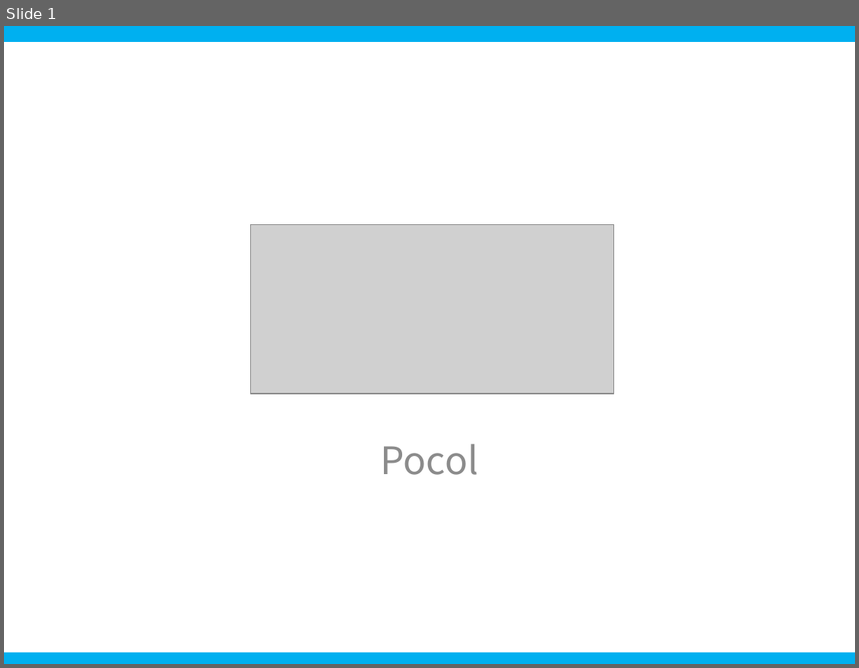
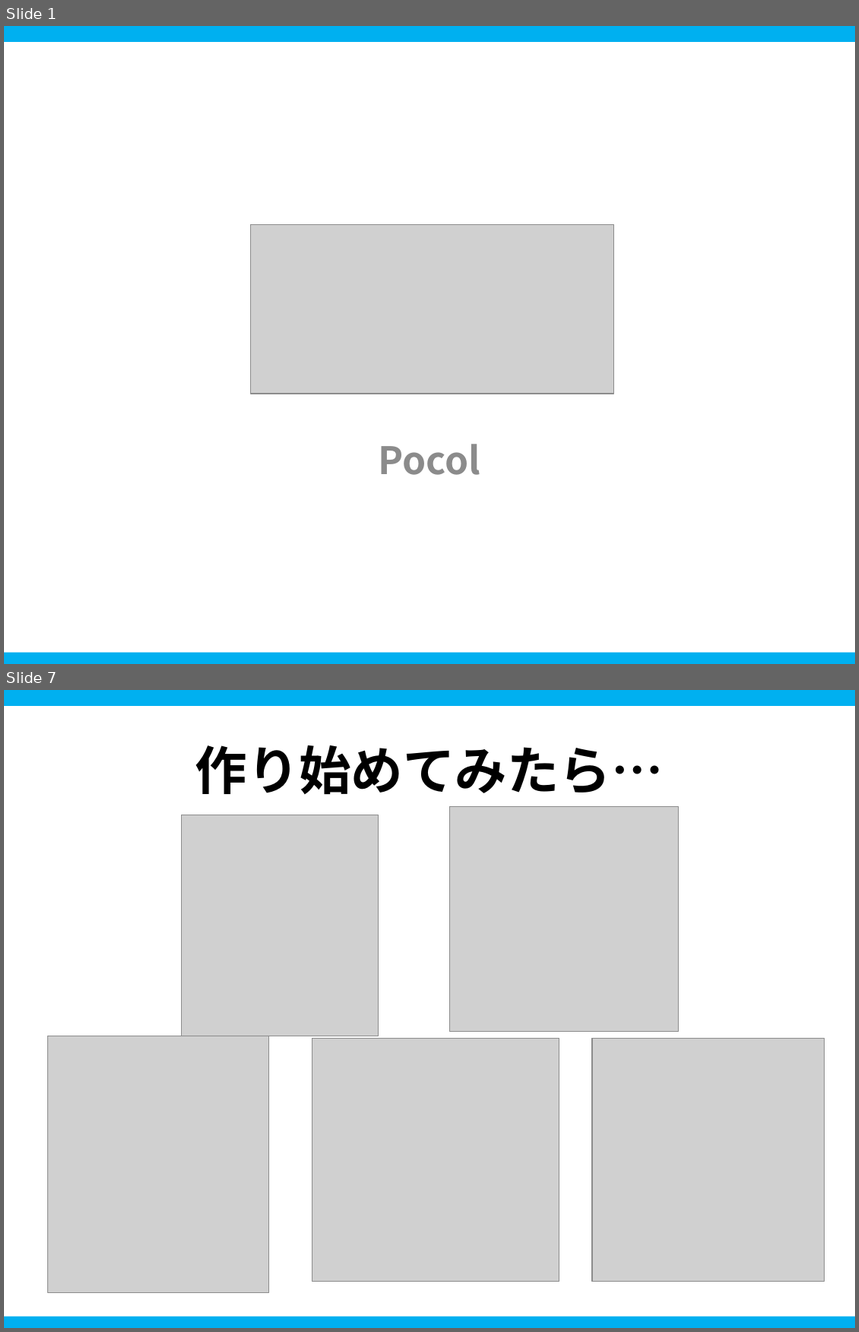
Before and after one commit to ProjectAsura/Salty, a slide deck: etc/salty.pptx. Shown one above the other, each under a label of ours: slide 1 before the commit, slides 1 and 7 after it; the slides between them are not shown. The pictures are 859x668 and 859x1332 pixels, drawn with LibreOffice and Linux fonts; fonts in the diff are those of the drawing; grey boxes stand for pictures; background and template pictures are left out. Boxes give left, top, right and bottom in pixels: in the first picture for what was removed or moved away, otherwise in the second. Text is boxed around its words. In the diff, an @@ line names an element or a change of style, - is before the commit and + after.

```diff
--- a/etc/salty.pptx
+++ b/etc/salty.pptx
@@ slide 7 added at [4, 690, 855, 1328], background #FFFFFF; not listed: 2 template elements that a slide beside it also shows @@
@@ title added at [196, 745, 664, 795], 44 pt, text #000000, bold @@
+作り始めてみたら…
@@ picture added at [182, 815, 379, 1037] @@
@@ picture added at [450, 806, 679, 1031] @@
@@ picture added at [47, 1037, 268, 1293] @@
@@ picture added at [312, 1038, 560, 1281] @@
@@ picture added at [592, 1038, 825, 1281] @@
@@ slide 1 changed as well @@
@@ subtitle "Pocol" at [379, 444, 481, 475]: bold on @@
```
Also in this commit, not shown: 20 other slides added, 8 other files.
